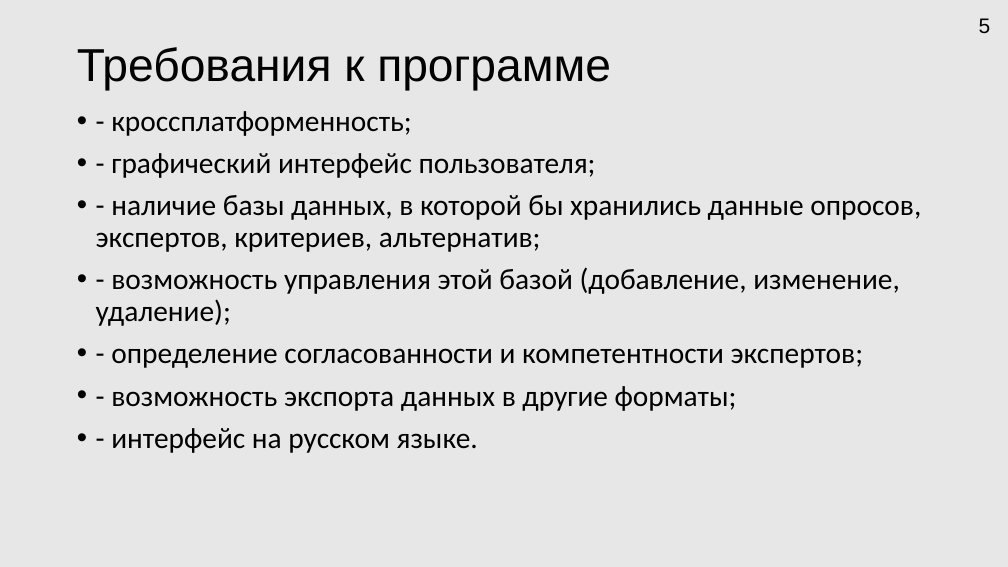
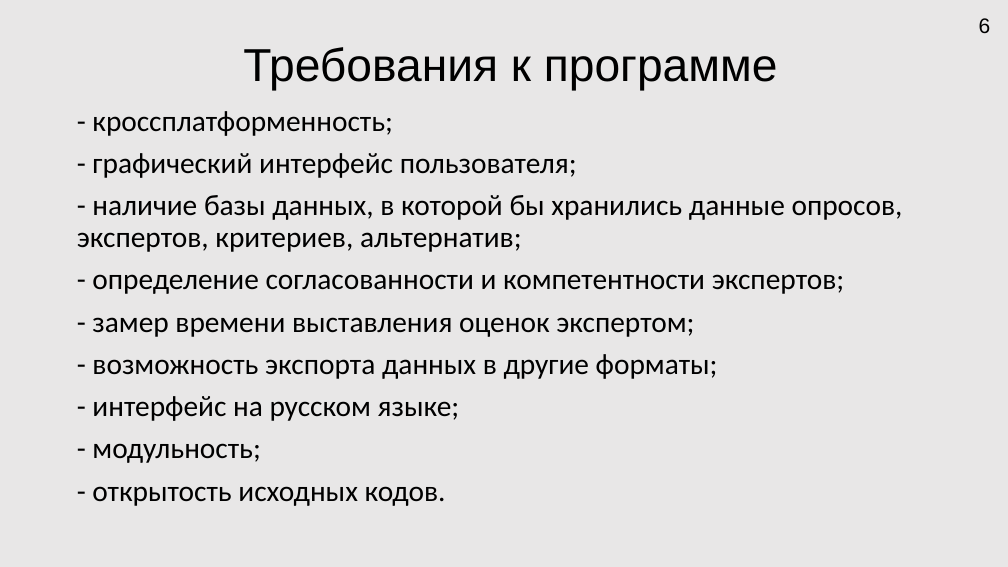
Before and after one commit to HORNetpy/testgitrepo, a slide deck: slide 6 of Docs/Мои документы/Презентация Microsoft PowerPoint.pptx (slide 5 before the commit). Drawn at 1008x567 pixels with LibreOffice and Linux fonts; fonts in the diff are those of the drawing. Boxes give left, top, right and bottom in pixels: in the first picture for what was removed or moved away, otherwise in the second. Text is boxed around its words. In the diff, an @@ line names an element or a change of style, - is before the commit and + after.

```diff
--- a/Docs/Мои документы/Презентация Microsoft PowerPoint.pptx
+++ b/Docs/Мои документы/Презентация Microsoft PowerPoint.pptx
@@ page number at box(979, 18, 991, 34): text changed @@
-5
+6
@@ title "Требования к программе" at box(243, 47, 778, 90): alignment left to centre @@
@@ text at box(77, 111, 903, 379): bullet • to none @@
@@ text at box(96, 267, 900, 326): paragraph removed @@
-• - возможность управления этой базой (добавление, изменение, удаление);
@@ text at box(92, 317, 694, 337): paragraph added @@
+- замер времени выставления оценок экспертом;
@@ text at box(92, 396, 460, 506): text changed @@
-• - интерфейс на русском языке.
+- интерфейс на русском языке;
+- модульность;
+- открытость исходных кодов.
```
Also in this commit, not shown: 8 other slides changed, 6 slides added, 1 slide removed, 4 other files.
